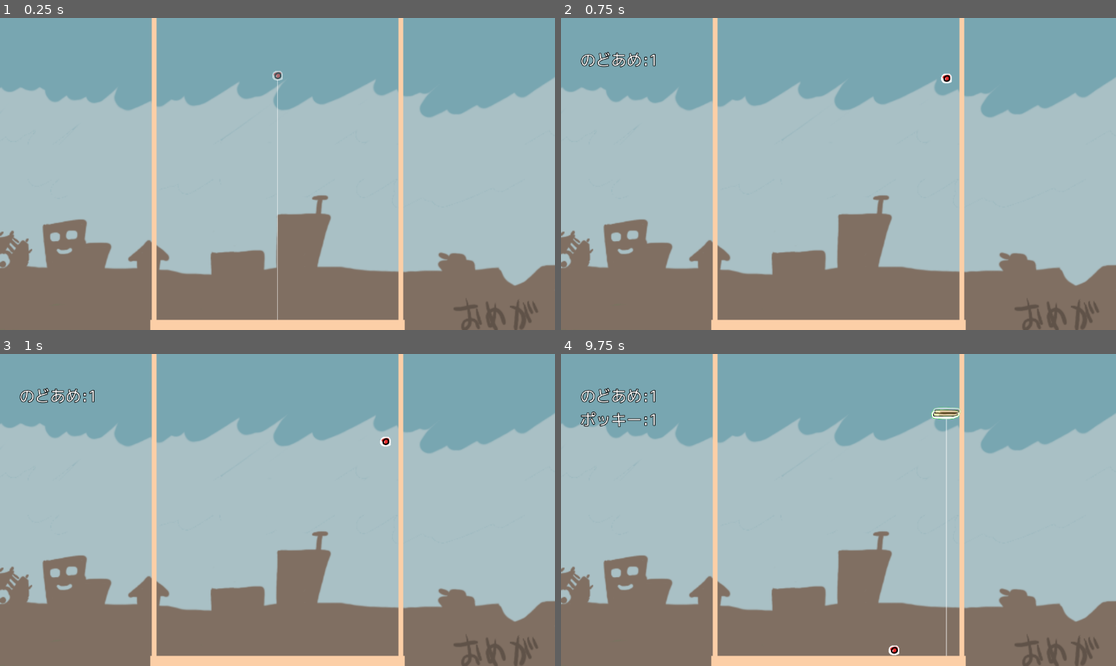
Above: before the commit, frames 1-4 (two rows, left to right).
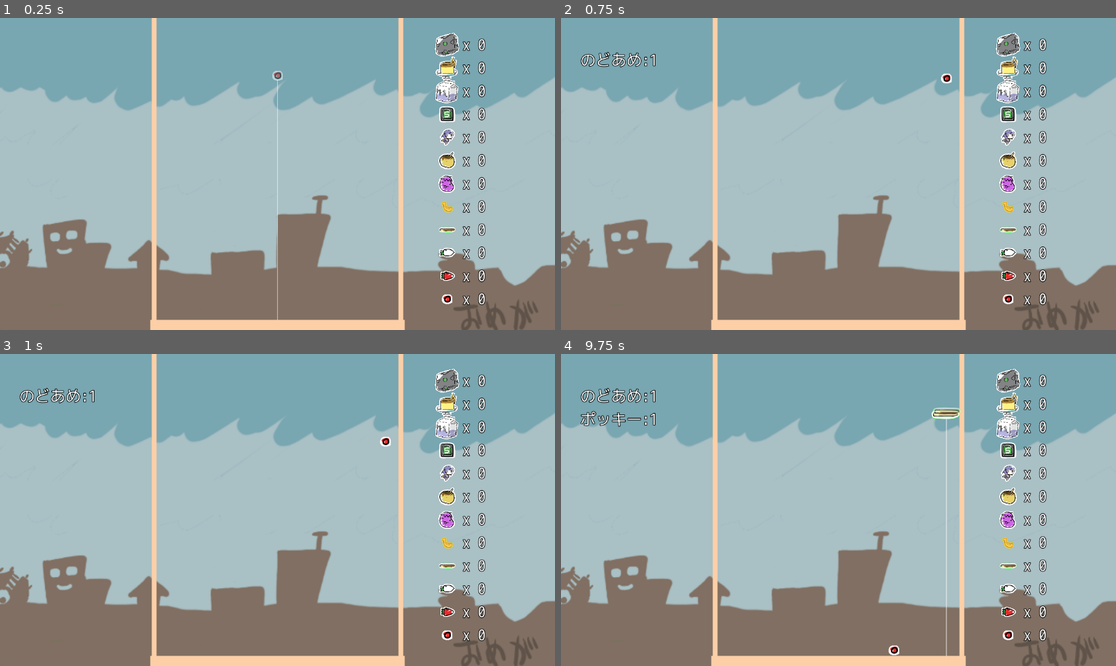
Above: after the commit, the same moments.

Repository: syun77/gd_suikagame
Game: Godot game, scene res://Main.tscn
The game is run twice, just before and just after one commit, with the same random seed, the same clock (stepped at 60 frames per second) and the same inputs.
Inputs (mouse positions are in pixels of both pictures, inside the frame that each line leads up to):
- Up to frame 1 (0.25 s): no input
- Up to frame 2 (0.75 s): tap Enter at 0.5 s; move the mouse to (960, 158) at 0.52 s; click (960, 158) at 0.6 s
- Up to frame 3 (1 s): no input
- Up to frame 4 (9.75 s): move the mouse to (727, 525) at 1.27 s; click (727, 525) at 1.35 s; tap R (reset) at 2, 3.5, 4.15, 5, 6.5, 8 s; move the mouse to (894, 441) at 2.02 s; click (894, 441) at 2.1 s; move the mouse to (810, 572) at 2.77 s; click (810, 572) at 2.85 s; move the mouse to (1005, 556) at 3.52 s; click (1005, 556) at 3.6 s; move the mouse to (672, 463) at 4.27 s; click (672, 463) at 4.35 s; move the mouse to (866, 510) at 5.02 s; click (866, 510) at 5.1 s; move the mouse to (755, 432) at 5.77 s; click (755, 432) at 5.85 s; move the mouse to (960, 494) at 6.52 s; click (960, 494) at 6.6 s; move the mouse to (727, 525) at 7.27 s; click (727, 525) at 7.35 s; move the mouse to (894, 441) at 8.02 s; click (894, 441) at 8.1 s; move the mouse to (810, 572) at 8.77 s; click (810, 572) at 8.85 s; move the mouse to (1005, 556) at 9.52 s; click (1005, 556) at 9.6 s

The runs differ from the first frame. In frame 1, 2.4% of the frame differs, in the area x 78-88%, y 4-93%; in frame 2, 2.4%; in frame 3, 2.4%; in frame 4, 2.6%, in the area x 3-88%, y 4-93%.

Commit message:
進化の輪を作成中

Diff:
--- a/gd_suikagame/Main.tscn
+++ b/gd_suikagame/Main.tscn
@@ -1,17 +1,22 @@
-[gd_scene load_steps=8 format=3 uid="uid://ma78kqfw7f7"]
+[gd_scene load_steps=18 format=3 uid="uid://ma78kqfw7f7"]
 
 [ext_resource type="PackedScene" uid="uid://bl0fa1266u1ui" path="res://src/Wall.tscn" id="1_oijm6"]
 [ext_resource type="Script" path="res://Main.gd" id="1_pv48b"]
 [ext_resource type="Texture2D" uid="uid://86dds1ju85p4" path="res://assets/images/bg.png" id="2_k5l3r"]
 [ext_resource type="Texture2D" uid="uid://bbks75eaawfht" path="res://assets/images/line.png" id="3_laf43"]
 [ext_resource type="Texture2D" uid="uid://bfdplg1uei8ql" path="res://assets/images/fruits/nasu.png" id="4_4ngh3"]
-[ext_resource type="FontFile" uid="uid://b7i6wgg73f4x3" path="res://assets/fonts/mplus-1m-regular.otf" id="5_lt4cj"]
-
-[sub_resource type="LabelSettings" id="LabelSettings_cgrtv"]
-font = ExtResource("5_lt4cj")
-font_size = 32
-outline_size = 5
-outline_color = Color(0, 0, 0, 1)
+[ext_resource type="LabelSettings" uid="uid://b6l1ol3drb1s3" path="res://assets/fonts/font_m.tres" id="6_la6a2"]
+[ext_resource type="Texture2D" uid="uid://chjq868at706u" path="res://assets/images/fruits/xbox.png" id="7_qswyg"]
+[ext_resource type="Texture2D" uid="uid://bq2b3hbbrenat" path="res://assets/images/fruits/pudding.png" id="8_56qcn"]
+[ext_resource type="Texture2D" uid="uid://cc1fupgn2nkqp" path="res://assets/images/fruits/milk.png" id="9_knyi6"]
+[ext_resource type="Texture2D" uid="uid://bx1r7gcf7ti4u" path="res://assets/images/fruits/5box.png" id="10_pgpkf"]
+[ext_resource type="Texture2D" uid="uid://3xyotjnmkxlo" path="res://assets/images/fruits/nya.png" id="11_x0aan"]
+[ext_resource type="Texture2D" uid="uid://bg47kuj4r3tlp" path="res://assets/images/fruits/tako.png" id="12_t62x5"]
+[ext_resource type="Texture2D" uid="uid://bpep1q5ku1bwi" path="res://assets/images/fruits/banana.png" id="13_wo8dq"]
+[ext_resource type="Texture2D" uid="uid://buyynkysxlr6j" path="res://assets/images/fruits/pocky.png" id="14_6i5f7"]
+[ext_resource type="Texture2D" uid="uid://cj31wsul4equs" path="res://assets/images/fruits/radish.png" id="15_31kmj"]
+[ext_resource type="Texture2D" uid="uid://cjcltm7fhf6mu" path="res://assets/images/fruits/carrot.png" id="16_bo7ty"]
+[ext_resource type="Texture2D" uid="uid://b6tj3wl1dsj17" path="res://assets/images/fruits/bullet.png" id="17_q82em"]
 
 [node name="Main" type="Node2D"]
 script = ExtResource("1_pv48b")
@@ -62,4 +67,84 @@
 offset_right = 230.0
 offset_bottom = 112.0
 text = "Debug Label"
-label_settings = SubResource("LabelSettings_cgrtv")
+label_settings = ExtResource("6_la6a2")
+
+[node name="Evolution" type="Node2D" parent="UILayer"]
+position = Vector2(904, 32)
+
+[node name="Xbox" type="Sprite2D" parent="UILayer/Evolution"]
+position = Vector2(24, 24)
+scale = Vector2(0.2, 0.2)
+texture = ExtResource("7_qswyg")
+
+[node name="Pudding" type="Sprite2D" parent="UILayer/Evolution"]
+position = Vector2(24, 72)
+scale = Vector2(0.2, 0.2)
+texture = ExtResource("8_56qcn")
+
+[node name="Milk" type="Sprite2D" parent="UILayer/Evolution"]
+position = Vector2(24, 120)
+scale = Vector2(0.2, 0.2)
+texture = ExtResource("9_knyi6")
+
+[node name="5Box" type="Sprite2D" parent="UILayer/Evolution"]
+position = Vector2(24, 168)
+scale = Vector2(0.3, 0.3)
+texture = ExtResource("10_pgpkf")
+
+[node name="Nya" type="Sprite2D" parent="UILayer/Evolution"]
+position = Vector2(24, 216)
+scale = Vector2(0.3, 0.3)
+texture = ExtResource("11_x0aan")
+
+[node name="Tako" type="Sprite2D" parent="UILayer/Evolution"]
+position = Vector2(24, 264)
+scale = Vector2(0.3, 0.3)
+texture = ExtResource("12_t62x5")
+
+[node name="Nasu" type="Sprite2D" parent="UILayer/Evolution"]
+position = Vector2(24, 312)
+scale = Vector2(0.3, 0.3)
+texture = ExtResource("4_4ngh3")
+
+[node name="Banana" type="Sprite2D" parent="UILayer/Evolution"]
+position = Vector2(24, 360)
+scale = Vector2(0.4, 0.4)
+texture = ExtResource("13_wo8dq")
+
+[node name="Pocky" type="Sprite2D" parent="UILayer/Evolution"]
+position = Vector2(24, 408)
+scale = Vector2(0.3, 0.3)
+texture = ExtResource("14_6i5f7")
+
+[node name="Radish" type="Sprite2D" parent="UILayer/Evolution"]
+position = Vector2(24, 456)
+scale = Vector2(0.3, 0.3)
+texture = ExtResource("15_31kmj")
+
+[node name="Carrot" type="Sprite2D" parent="UILayer/Evolution"]
+position = Vector2(24, 504)
+scale = Vector2(0.3, 0.3)
+texture = ExtResource("16_bo7ty")
+
+[node name="Bullet" type="Sprite2D" parent="UILayer/Evolution"]
+position = Vector2(24, 552)
+texture = ExtResource("17_q82em")
+
+[node name="Label" type="Label" parent="UILayer/Evolution"]
+offset_left = 56.0
+offset_right = 96.0
+offset_bottom = 23.0
+text = "x 0
+x 0
+x 0
+x 0
+x 0
+x 0
+x 0
+x 0
+x 0
+x 0
+x 0
+x 0"
+label_settings = ExtResource("6_la6a2")
--- /dev/null
+++ b/gd_suikagame/assets/fonts/font_m.tres
@@ -0,0 +1,10 @@
+[gd_resource type="LabelSettings" load_steps=2 format=3 uid="uid://b6l1ol3drb1s3"]
+
+[ext_resource type="FontFile" uid="uid://b7i6wgg73f4x3" path="res://assets/fonts/mplus-1m-regular.otf" id="1_xtsve"]
+
+[resource]
+line_spacing = 2.0
+font = ExtResource("1_xtsve")
+font_size = 32
+outline_size = 5
+outline_color = Color(0, 0, 0, 1)
